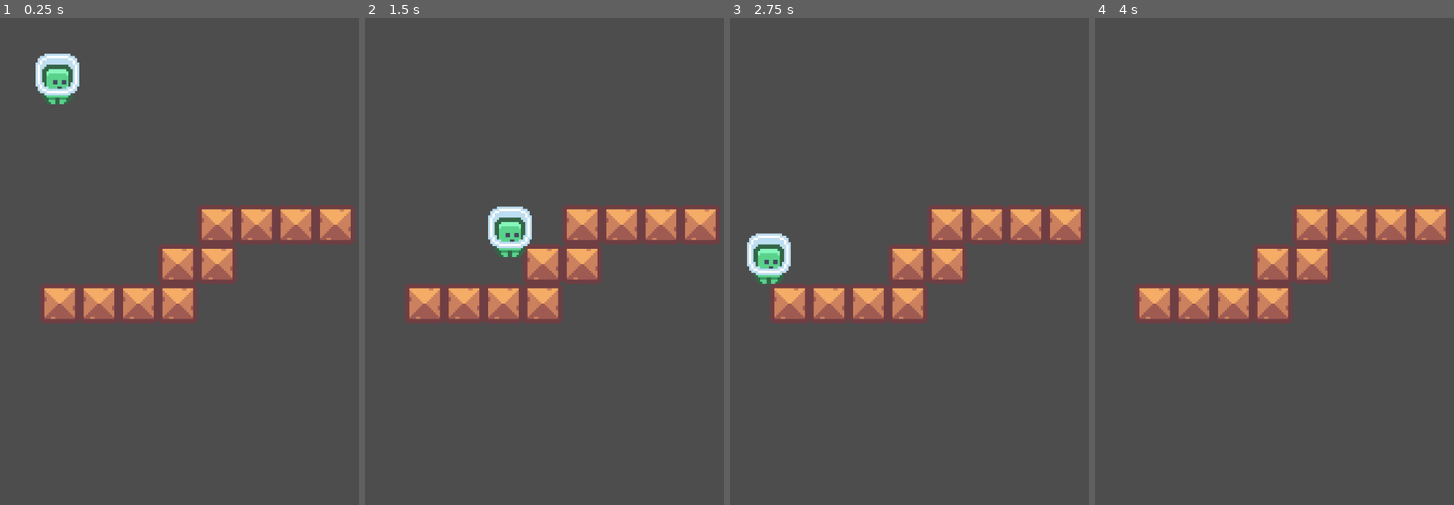
Above: before the commit, frames 1-4 (left to right).
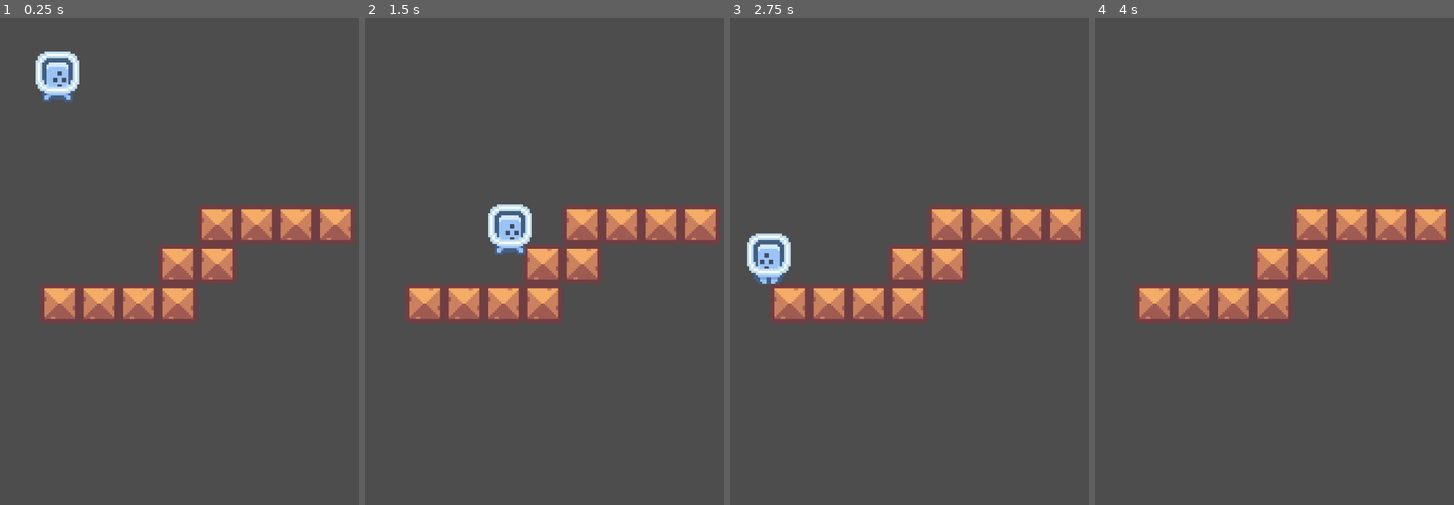
Above: after the commit, the same moments.

Repository: jeik0s/Godot-PixaPlatformer
Game: Godot game, scene res://world.tscn
Two runs of this game, one before a commit and one after it. Both use one fixed random seed, a clock stepped at 60 frames per second and the inputs below.
Inputs:
- Up to frame 1 (0.25 s): no input
- Up to frame 2 (1.5 s): hold W (up) 0.53-1.28 s; hold D (right) from 0.53 s (still down); tap W (up) at 1.35 s
- Up to frame 3 (2.75 s): tap W (up) at 1.52, 1.82 s; release D (right) at 2.03 s; hold A (left) from 2.03 s (still down); hold W (up) from 2.03 s (still down)
- Up to frame 4 (4 s): release A (left) at 2.78 s; release W (up) at 2.78 s; hold D (right) from 2.78 s (still down); tap W (up) at 2.85, 3.02, 3.32 s; hold W (up) from 3.53 s (still down)

The runs differ from the first frame. In frame 1, 0.9% of the frame differs, in the area x 9-23%, y 6-18%; in frame 2, 0.9%, in the area x 34-47%, y 38-50%; in frame 3, 0.6%; in frame 4, nothing differs.

Commit message:
[DAY-3] Learn about simple animation in movement

Diff:
--- /dev/null
+++ b/PlayerBlueSkin.tres
@@ -0,0 +1,49 @@
+[gd_resource type="SpriteFrames" load_steps=6 format=3 uid="uid://xt87j71j3332"]
+
+[ext_resource type="Texture2D" uid="uid://ct28a4wcbt3ft" path="res://tilemap-characters_packed.png" id="1_vqqyn"]
+
+[sub_resource type="AtlasTexture" id="AtlasTexture_k7pui"]
+atlas = ExtResource("1_vqqyn")
+region = Rect2(48, 0, 24, 24)
+
+[sub_resource type="AtlasTexture" id="AtlasTexture_1q1je"]
+atlas = ExtResource("1_vqqyn")
+region = Rect2(72, 0, 24, 24)
+
+[sub_resource type="AtlasTexture" id="AtlasTexture_4kl2r"]
+atlas = ExtResource("1_vqqyn")
+region = Rect2(72, 0, 24, 24)
+
+[sub_resource type="AtlasTexture" id="AtlasTexture_wy43i"]
+atlas = ExtResource("1_vqqyn")
+region = Rect2(48, 0, 24, 24)
+
+[resource]
+animations = [{
+"frames": [{
+"duration": 1.0,
+"texture": SubResource("AtlasTexture_k7pui")
+}],
+"loop": true,
+"name": &"Idle",
+"speed": 5.0
+}, {
+"frames": [{
+"duration": 1.0,
+"texture": SubResource("AtlasTexture_1q1je")
+}],
+"loop": false,
+"name": &"Jump",
+"speed": 5.0
+}, {
+"frames": [{
+"duration": 1.0,
+"texture": SubResource("AtlasTexture_4kl2r")
+}, {
+"duration": 1.0,
+"texture": SubResource("AtlasTexture_wy43i")
+}],
+"loop": true,
+"name": &"Run",
+"speed": 5.0
+}]
--- /dev/null
+++ b/PlayerGreenSkin.tres
@@ -0,0 +1,49 @@
+[gd_resource type="SpriteFrames" load_steps=6 format=3 uid="uid://bwiy23ktei5el"]
+
+[ext_resource type="Texture2D" uid="uid://ct28a4wcbt3ft" path="res://tilemap-characters_packed.png" id="1_rwupu"]
+
+[sub_resource type="AtlasTexture" id="AtlasTexture_l8vgv"]
+atlas = ExtResource("1_rwupu")
+region = Rect2(0, 0, 24, 24)
+
+[sub_resource type="AtlasTexture" id="AtlasTexture_mi5r1"]
+atlas = ExtResource("1_rwupu")
+region = Rect2(24, 0, 24, 24)
+
+[sub_resource type="AtlasTexture" id="AtlasTexture_awg7s"]
+atlas = ExtResource("1_rwupu")
+region = Rect2(24, 0, 24, 24)
+
+[sub_resource type="AtlasTexture" id="AtlasTexture_yoxe2"]
+atlas = ExtResource("1_rwupu")
+region = Rect2(0, 0, 24, 24)
+
+[resource]
+animations = [{
+"frames": [{
+"duration": 1.0,
+"texture": SubResource("AtlasTexture_l8vgv")
+}],
+"loop": true,
+"name": &"Idle",
+"speed": 5.0
+}, {
+"frames": [{
+"duration": 1.0,
+"texture": SubResource("AtlasTexture_mi5r1")
+}],
+"loop": false,
+"name": &"Jump",
+"speed": 5.0
+}, {
+"frames": [{
+"duration": 1.0,
+"texture": SubResource("AtlasTexture_awg7s")
+}, {
+"duration": 1.0,
+"texture": SubResource("AtlasTexture_yoxe2")
+}],
+"loop": true,
+"name": &"Run",
+"speed": 5.0
+}]
--- a/player.gd
+++ b/player.gd
@@ -9,7 +9,18 @@
 @export var ADDITIONAL_FALL_GRAVITY : int = 4
 @export var BUNNY_HOP : bool = true
 
+@onready var animatedSprite = $AnimatedSprite2D
+
+# enum ANIMATION_STATE {IDLE, RUN}
+
 var charVelocity = Vector2.ZERO
+
+func _ready():
+	animatedSprite.play("Idle")
+
+	# CHECK ME!
+	# check how to change sprite
+	# animatedSprite.name("res://PlayerGreenSkin.tres")
 
 func _physics_process(_delta):
 	apply_gravity()
@@ -17,9 +28,16 @@
 	input.x = Input.get_action_strength("right") - Input.get_action_strength("left");
 
 	if input.x == 0:
+		animatedSprite.play("Idle")
 		apply_friction();
 	else:
+		animatedSprite.play("Run")
 		apply_acceleration(input.x);
+
+		if input.x > 0:
+			animatedSprite.set_flip_h(true)
+		elif input.x < 0:
+			animatedSprite.set_flip_h(false)
 
 	if is_on_floor():
 		if BUNNY_HOP:
@@ -30,13 +48,19 @@
 				velocity.y = JUMP_FORCE
 
 	else:
+		animatedSprite.play("Jump")
 		if Input.is_action_just_released("up") and velocity.y < JUMP_RELEASE_FORCE:
 			velocity.y = JUMP_RELEASE_FORCE
 
 		if velocity.y > 0:
 			velocity.y += ADDITIONAL_FALL_GRAVITY
 
+	var was_in_air = not is_on_floor()
 	move_and_slide()
+
+	if is_on_floor() and was_in_air:
+		animatedSprite.play("Run")
+		animatedSprite.set_frame(1)
 
 func apply_gravity():
 		velocity.y += GRAVITY
--- a/player.tscn
+++ b/player.tscn
@@ -1,22 +1,7 @@
-[gd_scene load_steps=6 format=3 uid="uid://s4w082uvmo4r"]
+[gd_scene load_steps=4 format=3 uid="uid://s4w082uvmo4r"]
 
-[ext_resource type="Texture2D" uid="uid://ct28a4wcbt3ft" path="res://tilemap-characters_packed.png" id="1_b313c"]
 [ext_resource type="Script" path="res://player.gd" id="1_ng71l"]
-
-[sub_resource type="AtlasTexture" id="AtlasTexture_l8vgv"]
-atlas = ExtResource("1_b313c")
-region = Rect2(0, 0, 24, 24)
-
-[sub_resource type="SpriteFrames" id="SpriteFrames_fe3t4"]
-animations = [{
-"frames": [{
-"duration": 1.0,
-"texture": SubResource("AtlasTexture_l8vgv")
-}],
-"loop": true,
-"name": &"idle",
-"speed": 5.0
-}]
+[ext_resource type="SpriteFrames" uid="uid://xt87j71j3332" path="res://PlayerBlueSkin.tres" id="2_83tku"]
 
 [sub_resource type="RectangleShape2D" id="RectangleShape2D_ld22l"]
 size = Vector2(12, 17)
@@ -31,8 +16,8 @@
 BUNNY_HOP = false
 
 [node name="AnimatedSprite2D" type="AnimatedSprite2D" parent="."]
-sprite_frames = SubResource("SpriteFrames_fe3t4")
-animation = &"idle"
+sprite_frames = ExtResource("2_83tku")
+animation = &"Run"
 flip_h = true
 
 [node name="CollisionShape2D" type="CollisionShape2D" parent="."]
Not shown, changed: README.md
